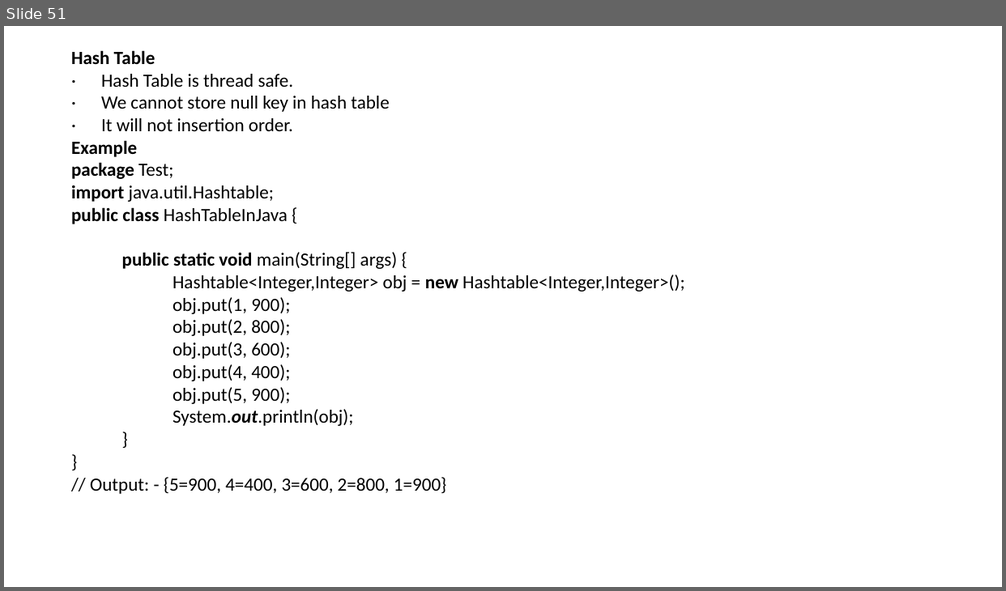
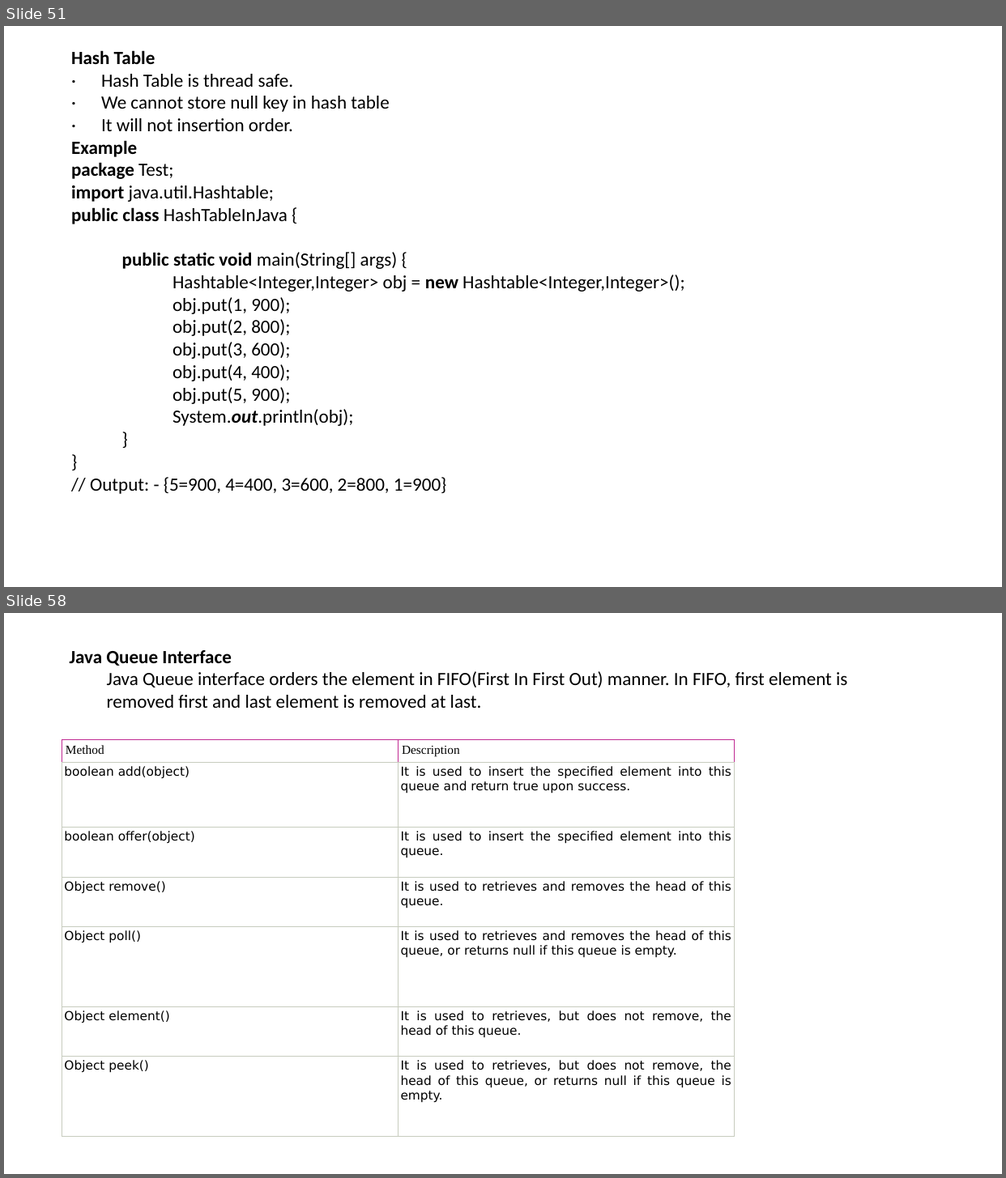
Before and after one commit to LearnByBhanuPratap/seleniumBasic, a slide deck: src/main/java/Core Java.pptx. Shown one above the other, each under a label of ours: slide 51 before the commit, slides 51 and 58 after it; the slides between them are not shown. The pictures are 1006x591 and 1006x1178 pixels, drawn with LibreOffice and Linux fonts; fonts in the diff are those of the drawing. Boxes give left, top, right and bottom in pixels: in the first picture for what was removed or moved away, otherwise in the second. Text is boxed around its words. In the diff, an @@ line names an element or a change of style, - is before the commit and + after.

Commit message:
adding core Java

```diff
--- a/src/main/java/Core Java.pptx
+++ b/src/main/java/Core Java.pptx
@@ slide 58 added at <box>4,613,1002,1174</box>, background #FFFFFF @@
@@ text added at <box>70,650,847,708</box>, 18 pt, text #000000 @@
+Java Queue Interface
+  Java Queue interface orders the element in FIFO(First In First Out) manner. In FIFO, first element is removed first and last element is removed at last.
@@ table added at <box>62,739,734,1137</box>, 7 rows, 2 columns @@
+Method | Description
+boolean add(object) | It is used to insert the specified element into this queue and return true upon success.
+boolean offer(object) | It is used to insert the specified element into this queue.
+Object remove() | It is used to retrieves and removes the head of this queue.
+Object poll() | It is used to retrieves and removes the head of this queue, or returns null if this queue is empty.
+Object element() | It is used to retrieves, but does not remove, the head of this queue.
+Object peek() | It is used to retrieves, but does not remove, the head of this queue, or returns null if this queue is empty.
```
Also in this commit, not shown: 17 other slides added.
